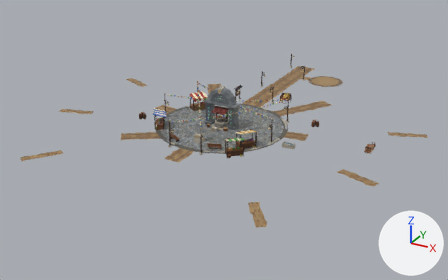
The glTF model assets/models/town.glb: old version first, new version second.
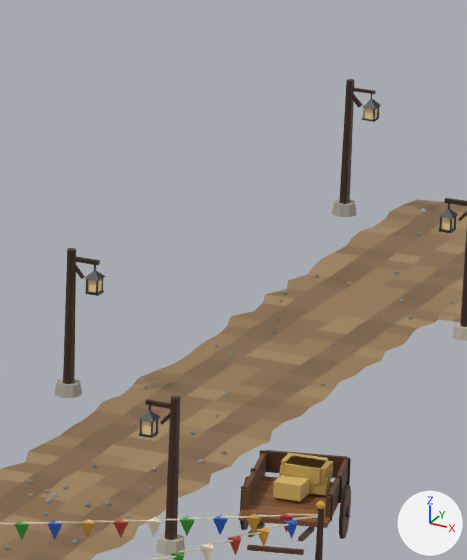
The first picture shows the older version from a 50 mm lens placed at (43.5, -78.4, 36.9), pointed at (-0.4, 1.5, -3.1). The close-ups show the older and then the newer version on the part from 57% to 68% of the width and 16% to 37% of the height of that picture. Only the edits that show in the close-ups are written down. Every picture has the same lights, and +X, +Y and +Z are marked at lower right. Vertices at exactly the same position are counted once.

The first close-up shows 'town_ground', 'town_props', 'town_tier1' and 1 more.
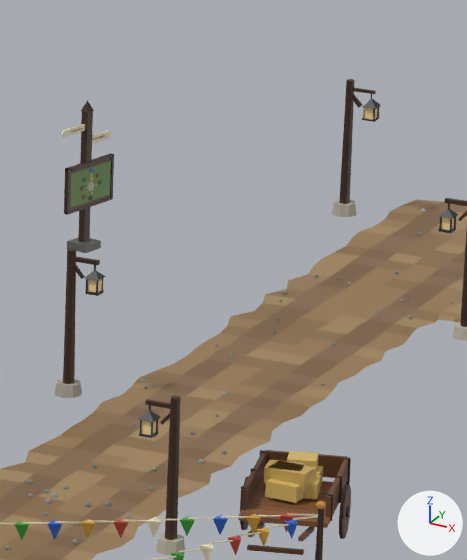
Patch to the scene script:
```diff
--- a/assets/models/town.glb.py
+++ b/assets/models/town.glb.py
@@ me_town_props @@
 # used by ob_town_props; location = (0.0, 0.0, 0.0)
-me_town_props.from_pydata(...)  # 7124 vertices, 11332 faces; spans x -13.1..23.4, y -10.9..33.8, z 0.0..3.1
+me_town_props.from_pydata(...)  # 7376 vertices, 11732 faces; spans x -13.1..23.4, y -10.9..33.8, z 0.0..3.2
+# me_town_props part 1: the loose piece of 8 vertices spanning x 4.1..4.8, y 14.7..15.2, z 1.0..1.4 is turned 67.3 degrees about the z axis through its middle and scaled by 0.819, then moved by (-10.9, 13.7, -1.1)
+# me_town_props part 2: the loose piece of 8 vertices spanning x 4.1..4.6, y 14.3..14.8, z 0.9..1.1 is scaled about its middle by (0.103, 0.125, 9.95), then moved by (-10.8, 14.1, 0.5)
+# me_town_props part 3: the loose piece of 5 vertices spanning x -2.3..-2.0, y 33.3..33.7, z 2.4..2.6 is copied, and the copy is scaled about its middle by (0.15, 0.15, 1.17), then moved by (-4.3, -4.9, 0.6); it spans x -6.6..-6.4, y 28.5..28.7, z 3.0..3.2
+# me_town_props part 4: the loose piece of 8 vertices spanning x 4.1..4.9, y 14.8..15.3, z 1.0..1.4 is scaled about its middle by (0.022, 0.0116, 0.154), then moved by (-10.9, 13.0, 0.7)
+# me_town_props part 5: the loose piece of 8 vertices spanning x 4.1..4.9, y 14.7..15.3, z 0.9..1.1 is scaled about its middle by (0.0243, 0.0547, 0.237), then moved by (-10.8, 13.6, 0.7)
+# me_town_props part 6: the loose piece of 8 vertices spanning x 4.1..4.6, y 14.3..14.8, z 0.9..1.1 is copied, and the copy is moved by (-0.1, -0.1, 0.0); it spans x 4.0..4.6, y 14.2..14.7, z 0.9..1.1
+# me_town_props part 7: the loose piece of 8 vertices spanning x 3.9..4.7, y 14.8..15.4, z 0.9..1.1 is copied, and the copy is moved by (0.0, 0.1, 0.0); it spans x 3.9..4.7, y 14.9..15.5, z 0.9..1.1
+# me_town_props part 8: the loose piece of 8 vertices spanning x 3.9..4.7, y 14.9..15.4, z 1.0..1.4 is copied, and the copy is scaled about its middle by (0.693, 0.992, 1), then moved by (-0.1, 0.1, 0.0); it spans x 3.9..4.6, y 15.0..15.6, z 1.0..1.4
+# me_town_props part 9: the loose piece of 8 vertices spanning x 4.1..4.6, y 14.3..14.8, z 0.9..1.1 is copied, and the copy is moved by (-0.2, 0.1, 0.2); it spans x 3.8..4.5, y 14.4..14.9, z 1.0..1.4
+# me_town_props part 10: 111 vertices added at x -6.7..-6.2, y 27.8..29.4, z 0.9..2.7
+# me_town_props part 11: 4 vertices moved from x 3.9..4.7, y 15.0..15.3, z 0.9..1.4 to x 4.1..4.8, y 14.4..14.8, z 0.9..1.4; 8 vertices removed from x 3.9..4.7, y 14.8..15.4, z 0.9..1.4; 8 vertices added at x 3.9..4.8, y 14.4..14.8, z 0.9..1.4
+# me_town_props part 12: 1416 kept faces spanning x -13.1..23.4, y -10.9..33.8, z 0.0..2.9 get new vertex colours; the middle colour goes from brown #5e3b22 to brown #5e3b24
+# other edits to the shape of me_town_props do not show in these pictures
 me_town_props.materials.append(mat_defaultmaterial_005)
```

Location of each change, (x1, y1, x2, y2) in pixels of the close-ups (467 x 560 px; the box of a moved part takes in the faces that stretch with it):
part 1 of me_town_props, moved or reshaped
    before: (283, 457, 326, 485)
    after: (67, 238, 101, 253)
part 2 of me_town_props, moved or reshaped
    before: (273, 475, 310, 501)
    after: (78, 111, 93, 243)
part 3 of me_town_props, added
    after: (81, 100, 94, 112)
part 4 of me_town_props, moved or reshaped (not visible afterwards)
    before: (285, 456, 333, 485)
part 5 of me_town_props, moved or reshaped
    before: (291, 476, 330, 495)
    after: (89, 167, 93, 173)
part 6 of me_town_props, added (brown)
    after: (265, 479, 303, 503)
part 7 of me_town_props, added
    after: (315, 466, 323, 486)
part 8 of me_town_props, added
    after: (287, 451, 318, 470)
part 9 of me_town_props, added
    after: (264, 459, 306, 484)
part 10 of me_town_props, added
    after: (62, 124, 114, 215)
part 11 of me_town_props, moved or reshaped
    before: (279, 453, 328, 477)
    after: (268, 460, 321, 499)
part 12 of me_town_props, edited (looks the same)
    both: (241, 198, 467, 555)
